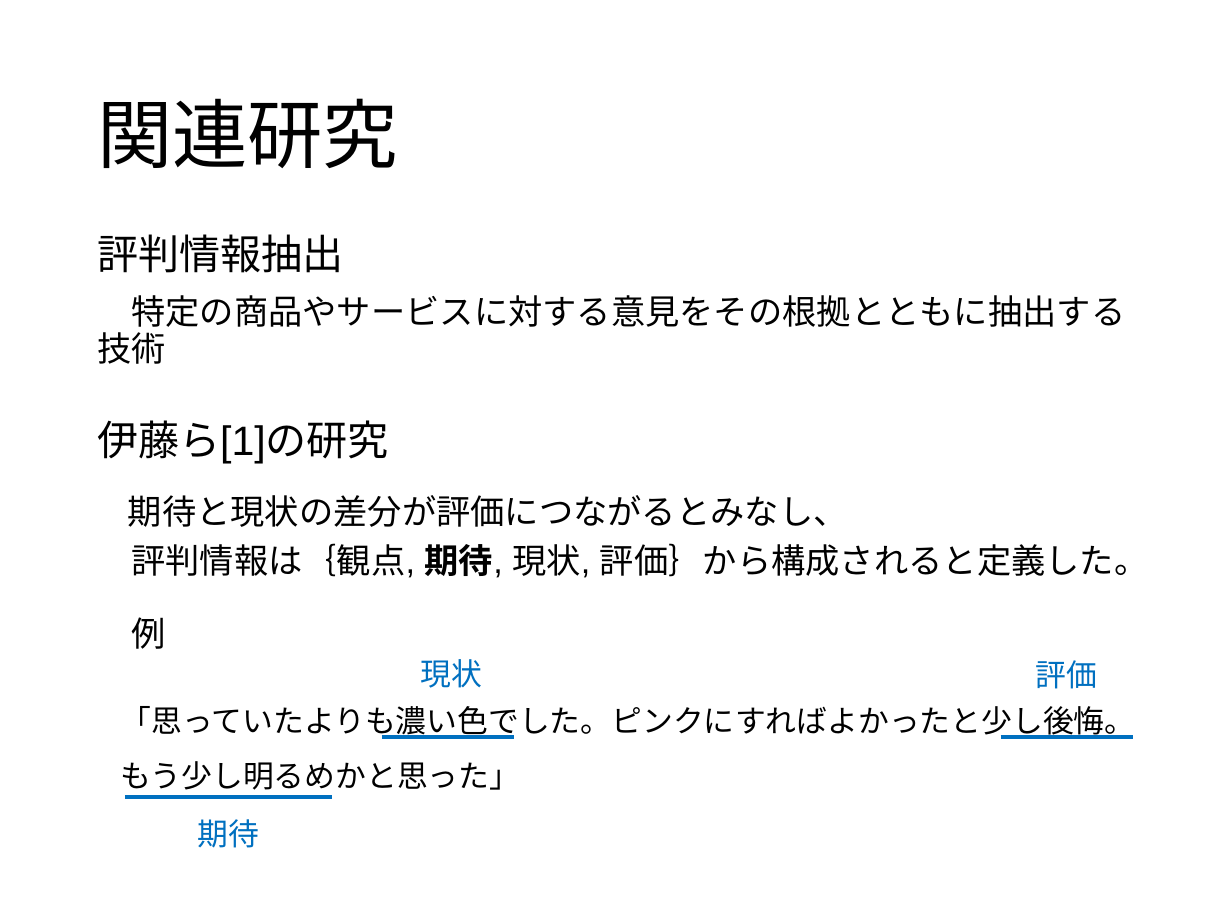
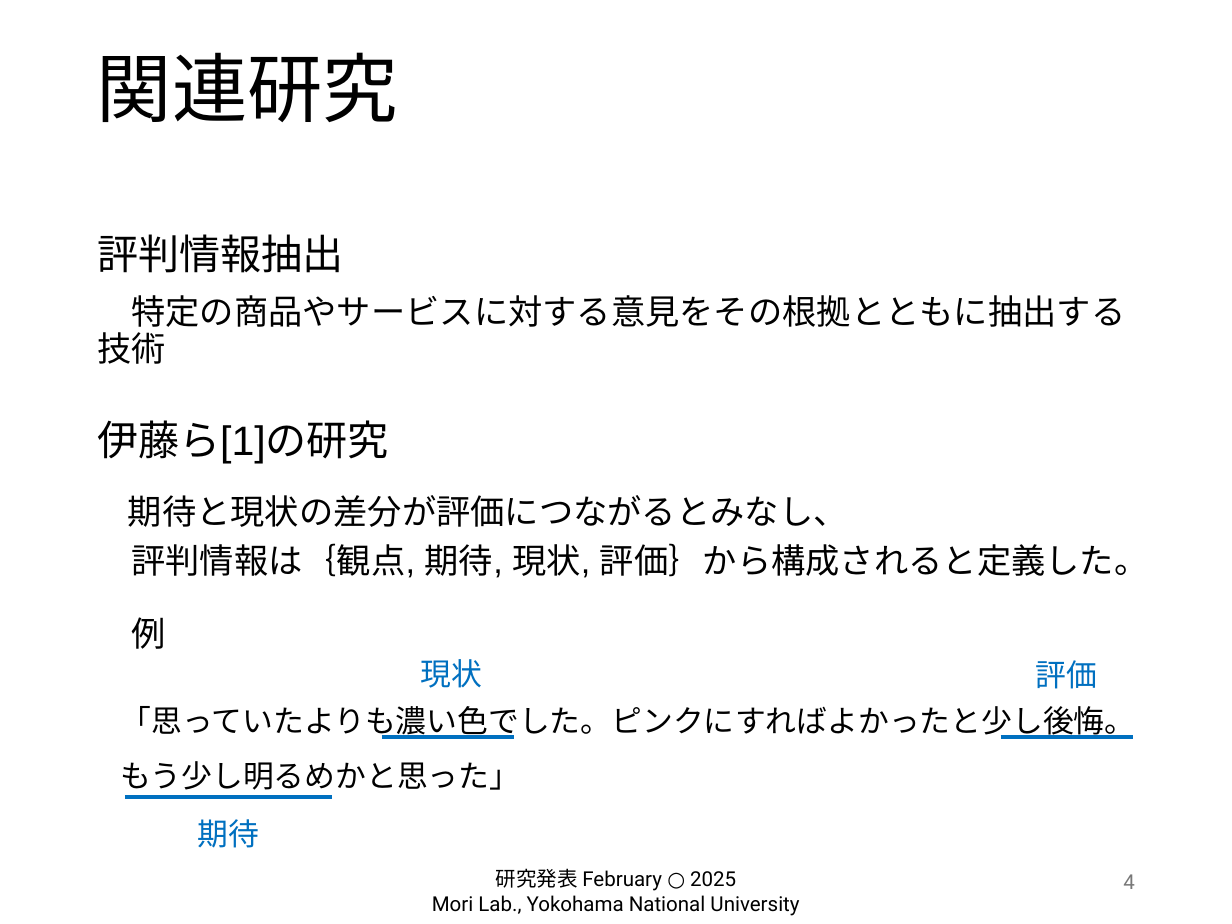
Before and after one commit to hiiragi-moon/graduation-research, a slide deck: slide 4 of 卒研発表.pptx. Drawn at 1232x924 pixels with LibreOffice and Linux fonts; fonts in the diff are those of the drawing; background and template pictures are left out. Boxes give left, top, right and bottom in pixels: in the first picture for what was removed or moved away, otherwise in the second. Text is boxed around its words. In the diff, an @@ line names an element or a change of style, - is before the commit and + after.

```diff
--- a/卒研発表.pptx
+++ b/卒研発表.pptx
@@ title "関連研究": place and size @@
-title "関連研究" at [97,98,398,168]
+title "関連研究" at [97,52,398,122]
@@ text at [128,495,1148,578]: bold off in "期待," @@
@@ text added at [432,868,799,916], 12 pt, text #000000 @@
+研究発表 February ○ 2025
+Mori Lab., Yokohama National University
@@ page number added at [1123,874,1135,889], 12 pt, text #797979 @@
+4
```
Also in this commit, not shown: 21 other slides changed, 1 slide added, 1 slide removed, 42 other files.
